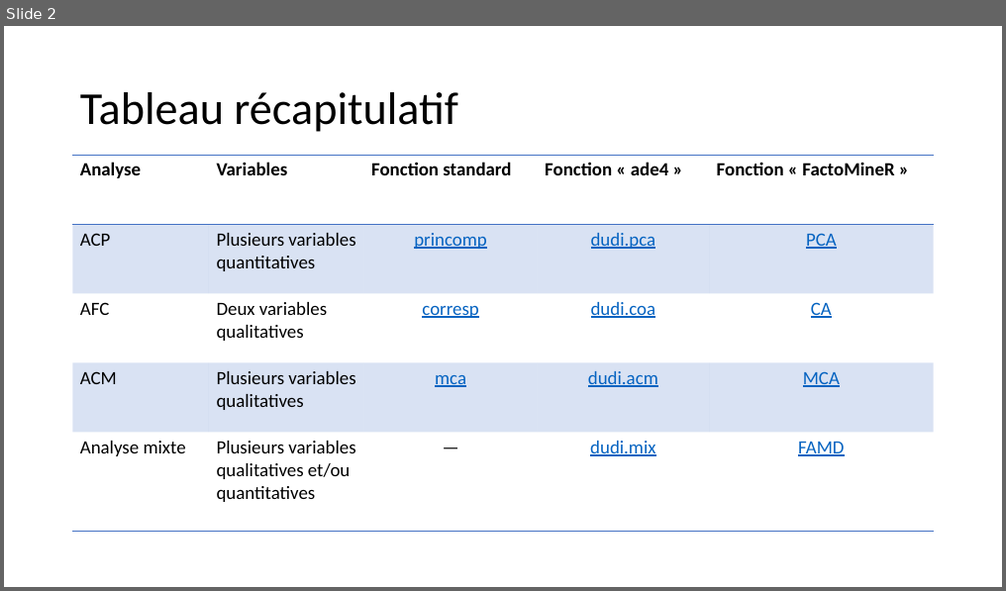
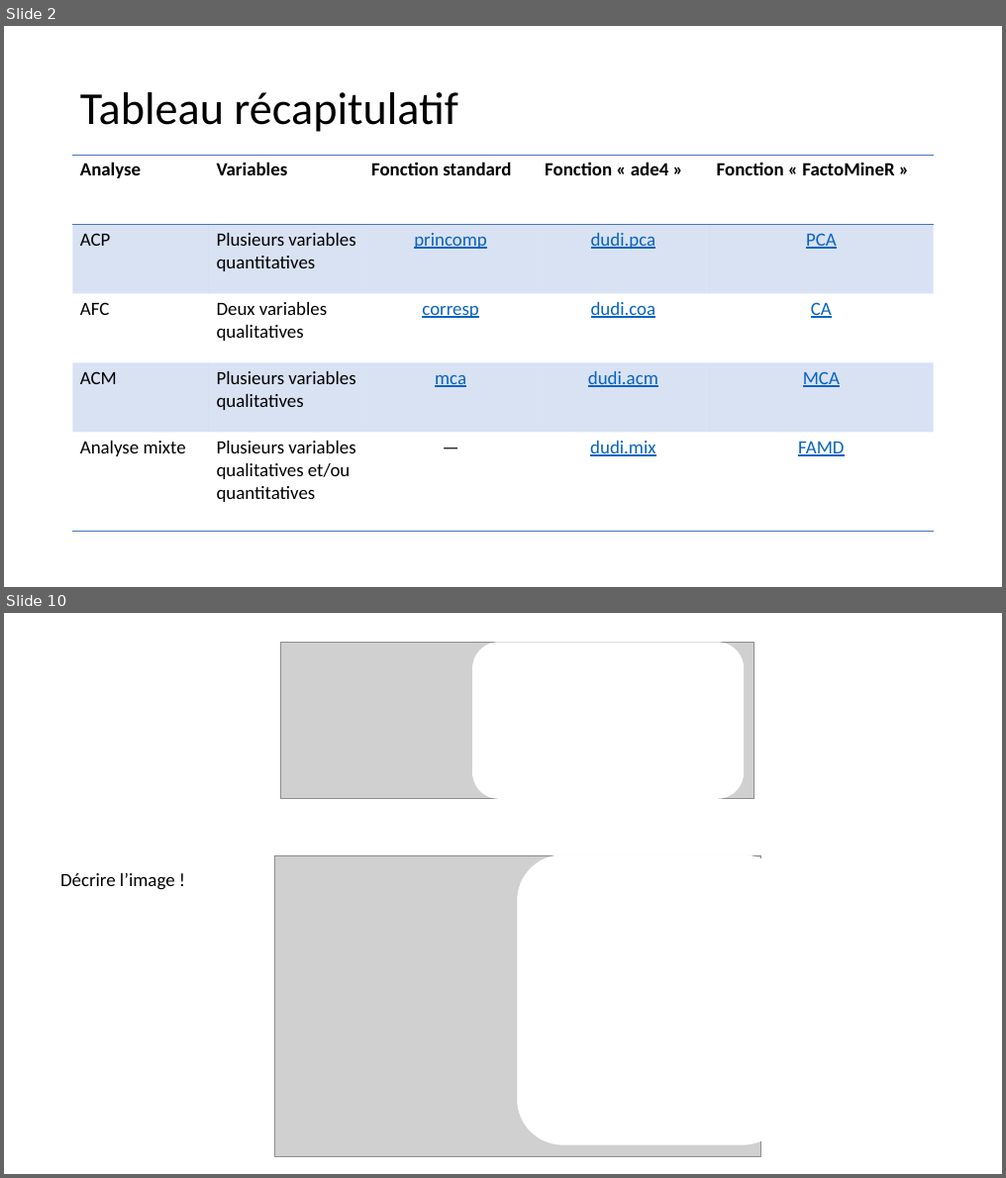
Before and after one commit to abdelghani-maddi/Cours_R_Sorbonne_U, a slide deck: Analyse factorielle et classification.pptx. Shown one above the other, each under a label of ours: slide 2 before the commit, slides 2 and 10 after it; the slides between them are not shown. The pictures are 1006x591 and 1006x1178 pixels, drawn with LibreOffice and Linux fonts; fonts in the diff are those of the drawing; grey boxes stand for pictures. Boxes give left, top, right and bottom in pixels: in the first picture for what was removed or moved away, otherwise in the second. Text is boxed around its words. In the diff, an @@ line names an element or a change of style, - is before the commit and + after.

Commit message:
pptx

```diff
--- a/Analyse factorielle et classification.pptx
+++ b/Analyse factorielle et classification.pptx
@@ slide 10 added at (4,613,1002,1174), background #FFFFFF @@
@@ picture added at (281,642,754,798) @@
@@ rounded rectangle added at (472,642,743,798), fill #FFFFFF, outline #FFFFFF 1 pt @@
@@ text added at (60,873,175,890), 18 pt, text #000000 @@
+Décrire l’image !
@@ picture added at (274,856,761,1157) @@
@@ rounded rectangle added at (518,856,788,1145), fill #FFFFFF, outline #FFFFFF 1 pt @@
```
Also in this commit, not shown: 25 other slides added.
